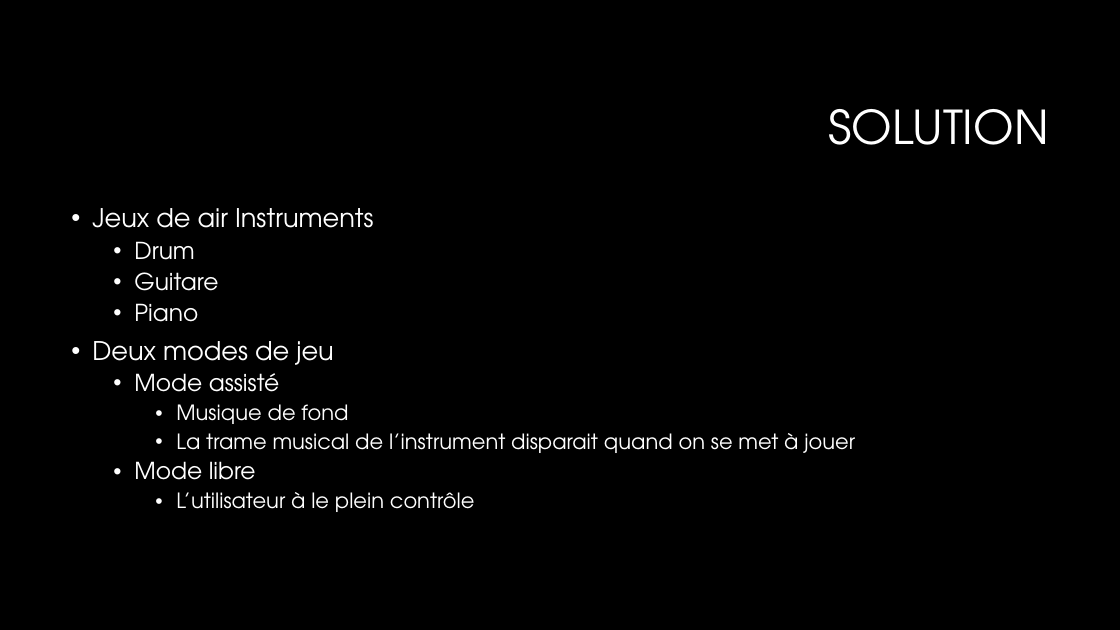
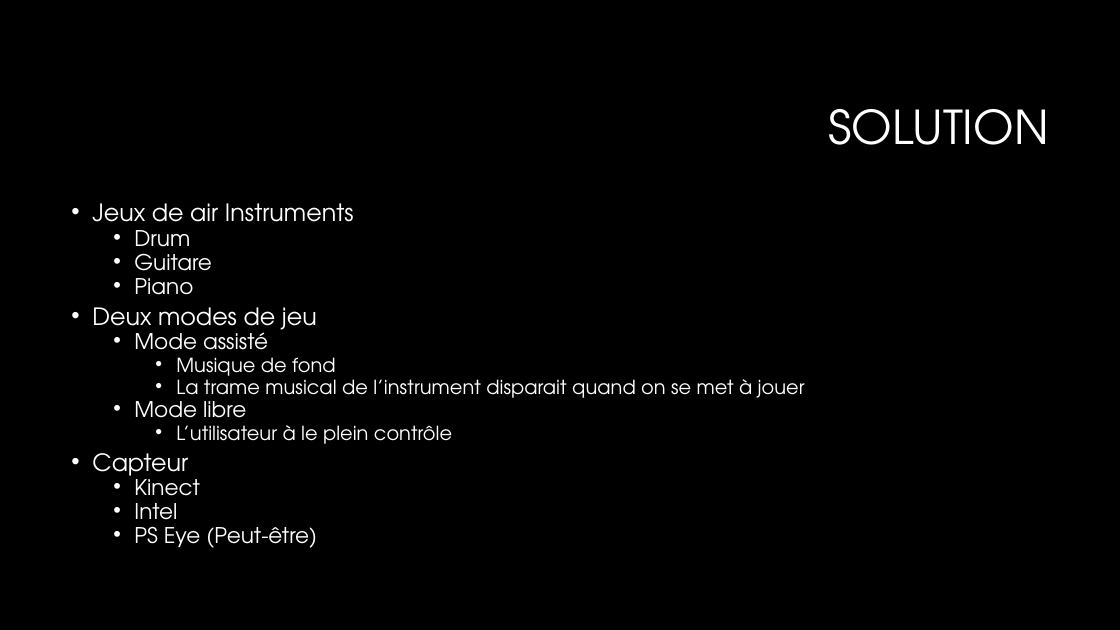
Before and after one commit to delislesim/Laval-Virtual-2014, a slide deck: slide 3 of Documentations/RemiseMiSession/Présentation_simon.pptx. Drawn at 1120x630 pixels with LibreOffice and Linux fonts; fonts in the diff are those of the drawing; background and template pictures are left out. Boxes give left, top, right and bottom in pixels: in the first picture for what was removed or moved away, otherwise in the second. Text is boxed around its words. In the diff, an @@ line names an element or a change of style, - is before the commit and + after.

```diff
--- a/Documentations/RemiseMiSession/Présentation_simon.pptx
+++ b/Documentations/RemiseMiSession/Présentation_simon.pptx
@@ text at (x1=92, y1=203, x2=805, y2=444): size 22 to 20.4 pt in "Jeux de air Instruments", "Deux modes de jeu"; size 20 to 18.5 pt in "Drum", "Guitare", "Piano", "Mode assisté" and 1 more places; size 18 to 16.6 pt in "Musique de fond", "La trame musical de l’instrument disparait quand ...", "L’utilisateur à le plein contrôle"; line spacing 0.9 to 0.7 @@
@@ text at (x1=92, y1=453, x2=317, y2=548): paragraphs added @@
+• Capteur
+  • Kinect
+  • Intel
+  • PS Eye (Peut-être)
```
Also in this commit, not shown: 1 other slide changed, 4 other files.
